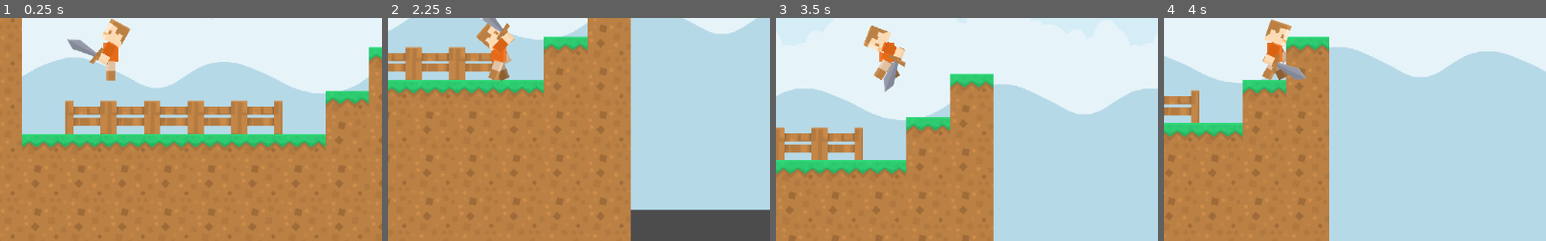
Above: before the commit, frames 1-4 (left to right).
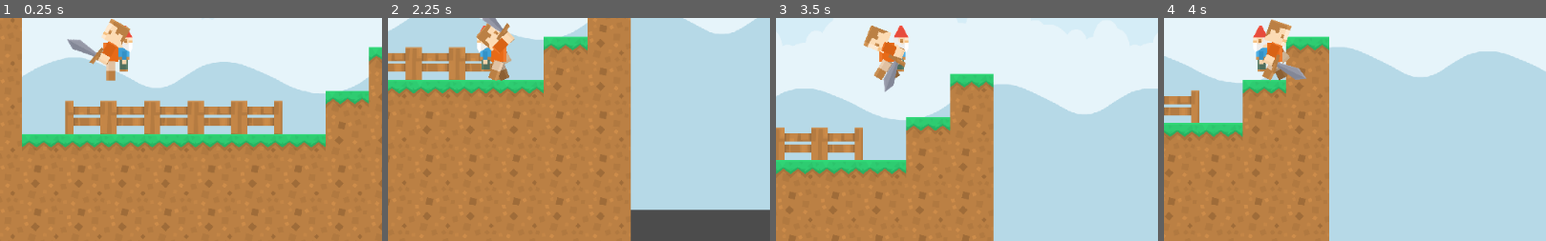
Above: after the commit, the same moments.

Repository: Kiel97/kenney-game-jam-2020
Game: Godot game, scene res://World.tscn
Two runs of this game, one before a commit and one after it. Both use one fixed random seed, a clock stepped at 60 frames per second and the inputs below.
Inputs (mouse positions are % of the whole screen's width and height, from its top left):
- Up to frame 1 (0.25 s): no input
- Up to frame 2 (2.25 s): move the mouse to (72, 45) at 0.52 s; press the mouse at (72, 45) at 0.53 s; hold D (right) 0.53-2.03 s; tap Up (jump) at 0.77, 1.52 s; move the mouse to (30, 55) at 1.27 s; release the mouse at (30, 55) at 1.28 s; click (30, 55) at 1.35 s; move the mouse to (60, 28) at 2.02 s; press the mouse at (60, 28) at 2.03 s; hold Left (left) from 2.03 s (still down)
- Up to frame 3 (3.5 s): move the mouse to (45, 70) at 2.77 s; release Left (left) at 2.78 s; release the mouse at (45, 70) at 2.78 s; hold D (right) from 2.78 s (still down); click (45, 70) at 2.85 s; tap Up (jump) at 3.02 s
- Up to frame 4 (4 s): keep holding D (right); move the mouse to (80, 65) at 3.52 s; press the mouse at (80, 65) at 3.53 s; tap Up (jump) at 3.77 s
The pictures show only the part of the screen within x 36-86%, y 42-92%; the shares and areas given below are measured in that part.

The runs differ from the first frame. In frame 1, 0.4% of the frame differs, in the area x 31-35%, y 3-25%; in frame 2, 0.3%; in frame 3, 0.3%; in frame 4, 0.5%, in the area x 23-33%, y 3-25%.

Commit message:
Added Gnome sprites to player's back

Diff:
--- a/Player.tscn
+++ b/Player.tscn
@@ -6,6 +6,10 @@
 [ext_resource path="res://images/characters/Player male/male_head.png" type="Texture" id=4]
 [ext_resource path="res://Player.gd" type="Script" id=5]
 [ext_resource path="res://Sword.tscn" type="PackedScene" id=6]
+[ext_resource path="res://images/characters/Gnome/gnome_leg.png" type="Texture" id=7]
+[ext_resource path="res://images/characters/Gnome/gnome_head.png" type="Texture" id=8]
+[ext_resource path="res://images/characters/Gnome/gnome_arm.png" type="Texture" id=9]
+[ext_resource path="res://images/characters/Gnome/gnome_body.png" type="Texture" id=10]
 
 [sub_resource type="Animation" id=1]
 resource_name = "attack"
@@ -276,13 +280,39 @@
 height = 127.025
 
 [node name="Player" type="KinematicBody2D"]
-collision_mask = 2
+z_index = 10
+collision_mask = 6
 script = ExtResource( 5 )
 
 [node name="Body" type="Sprite" parent="."]
 z_index = 1
 texture = ExtResource( 3 )
 flip_h = true
+
+[node name="Back" type="Node2D" parent="Body"]
+position = Vector2( -46.9321, -6.2996 )
+
+[node name="Gnome" type="Node2D" parent="Body/Back"]
+position = Vector2( 5.66965, -4.7247 )
+z_as_relative = false
+
+[node name="gnome_body" type="Sprite" parent="Body/Back/Gnome"]
+position = Vector2( 2.78995, 15.1735 )
+texture = ExtResource( 10 )
+
+[node name="gnome_head" type="Sprite" parent="Body/Back/Gnome/gnome_body"]
+position = Vector2( -3.5636, -43.2087 )
+z_index = 1
+texture = ExtResource( 8 )
+
+[node name="gnome_leg" type="Sprite" parent="Body/Back/Gnome/gnome_body"]
+position = Vector2( -0.890869, 35.1906 )
+texture = ExtResource( 7 )
+
+[node name="gnome_arm" type="Sprite" parent="Body/Back/Gnome/gnome_body"]
+position = Vector2( -1.33636, 10.2453 )
+z_index = 2
+texture = ExtResource( 9 )
 
 [node name="BackLeg" type="Sprite" parent="Body"]
 modulate = Color( 0.74902, 0.74902, 0.74902, 1 )
Not shown: 1 places in Player.tscn that only renumber resources
